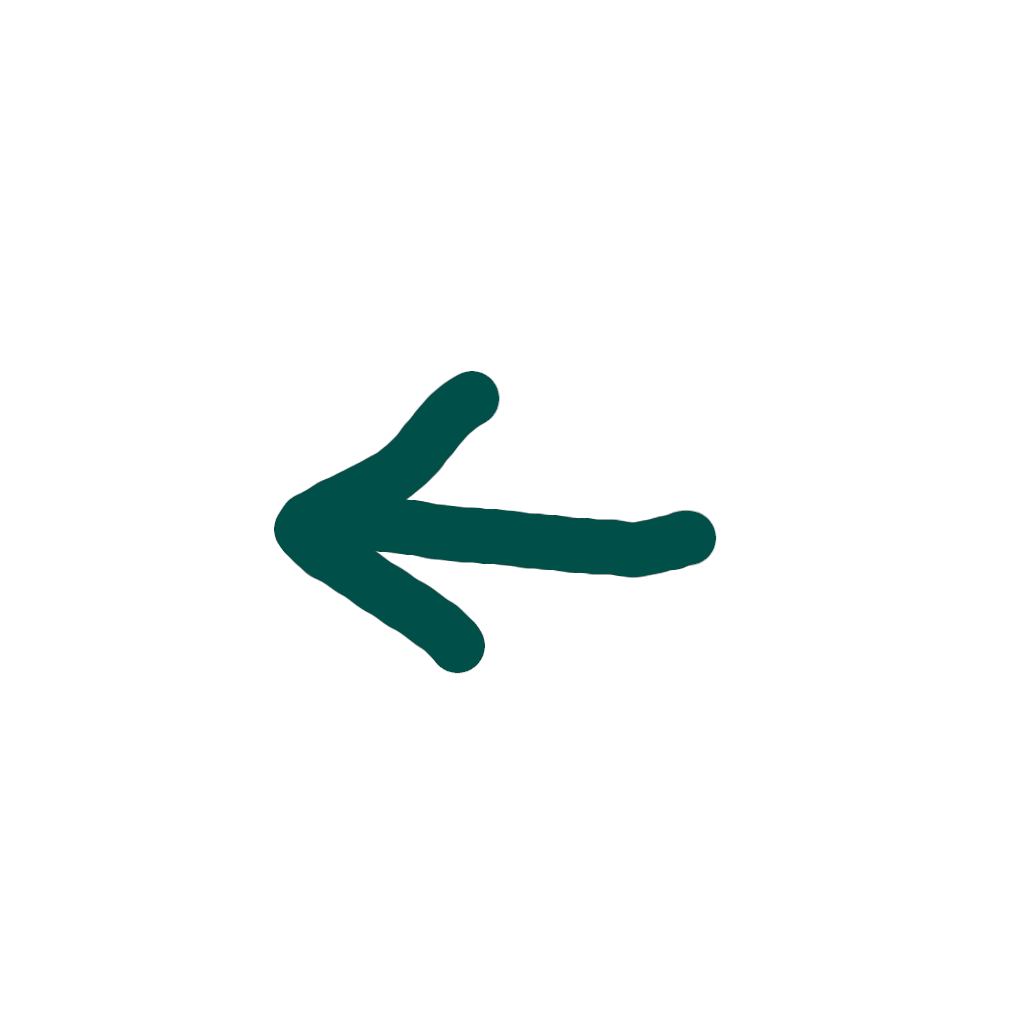
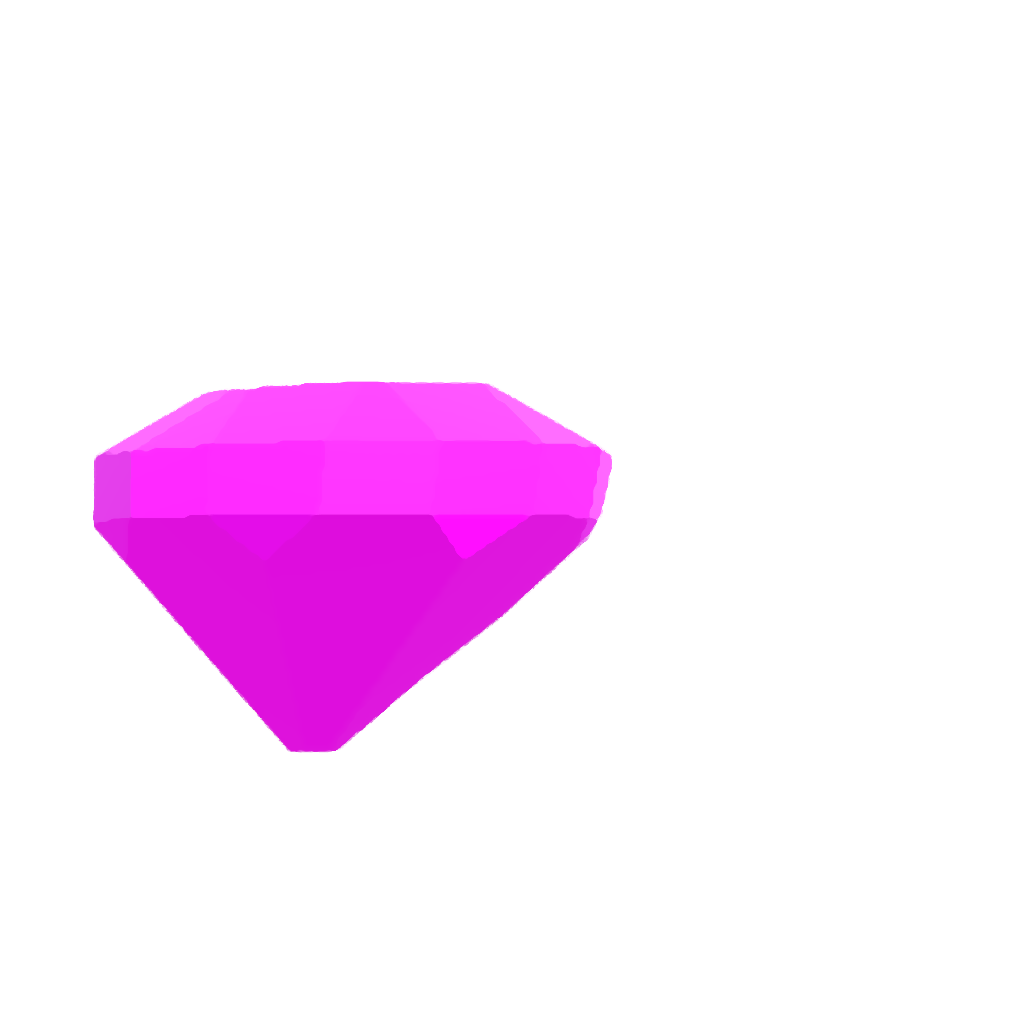
Layer changes from the first w=1024, h=1024 image to the second:
added layer "GemLock" above "ArrowLeft" over left=93, top=371, right=717, bottom=753
hid "ArrowLeft" over left=93, top=371, right=717, bottom=753
hid "ArrowDown" over left=93, top=371, right=717, bottom=753
hid "ArrowRight" over left=93, top=371, right=717, bottom=753
hid "ArrowUP" over left=93, top=371, right=717, bottom=753
showed "NO" over left=104, top=371, right=717, bottom=753
showed "Exit" over left=93, top=371, right=717, bottom=753
